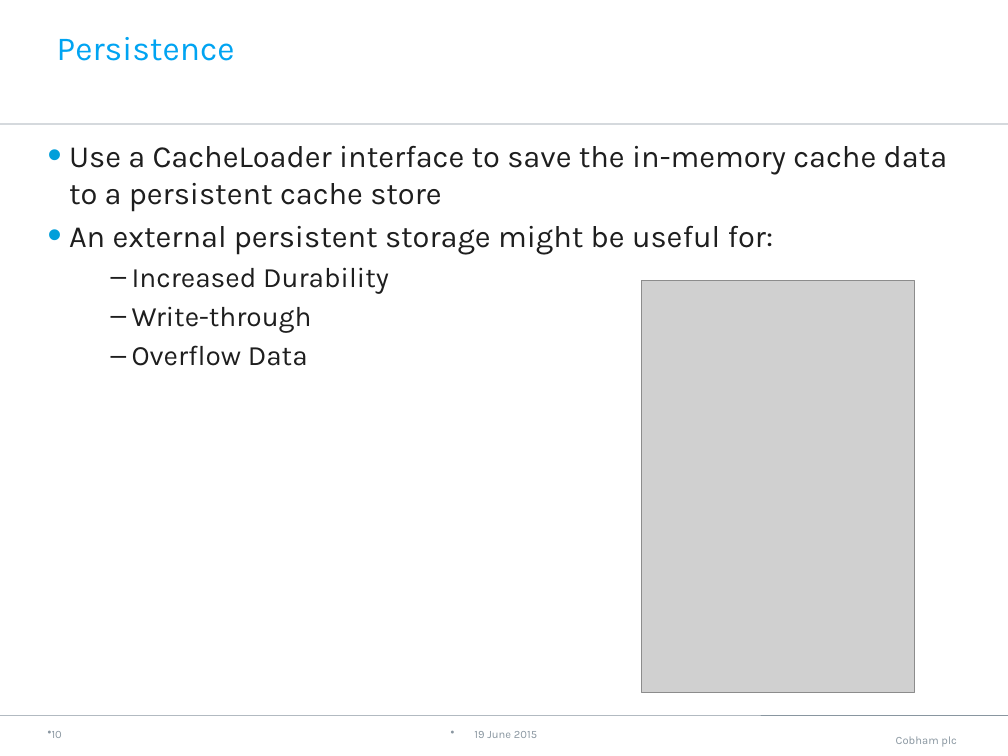
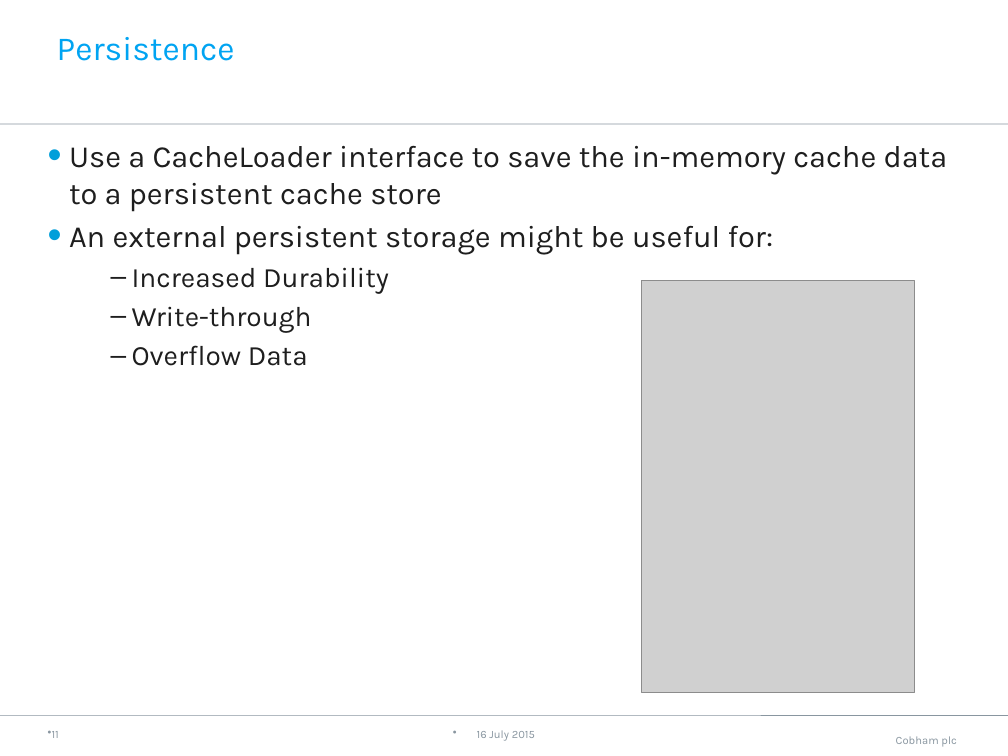
Before and after one commit to neha-bansal/Demos, a slide deck: slide 12 of infinispan-embedded-tutorial/Infinispan.pptx (slide 11 before the commit). Drawn at 1008x756 pixels with LibreOffice and Linux fonts; fonts in the diff are those of the drawing; grey boxes stand for pictures; background and template pictures are left out. Boxes give left, top, right and bottom in pixels: in the first picture for what was removed or moved away, otherwise in the second. Text is boxed around its words. In the diff, an @@ line names an element or a change of style, - is before the commit and + after.

```diff
--- a/infinispan-embedded-tutorial/Infinispan.pptx
+++ b/infinispan-embedded-tutorial/Infinispan.pptx
@@ page number at (52, 731, 59, 738): text changed @@
-10
+11
@@ text at (477, 731, 535, 741): text changed @@
-19 June 2015
+16 July 2015
```
Also in this commit, not shown: 9 other slides changed, 2 slides added, 1 slide removed.
